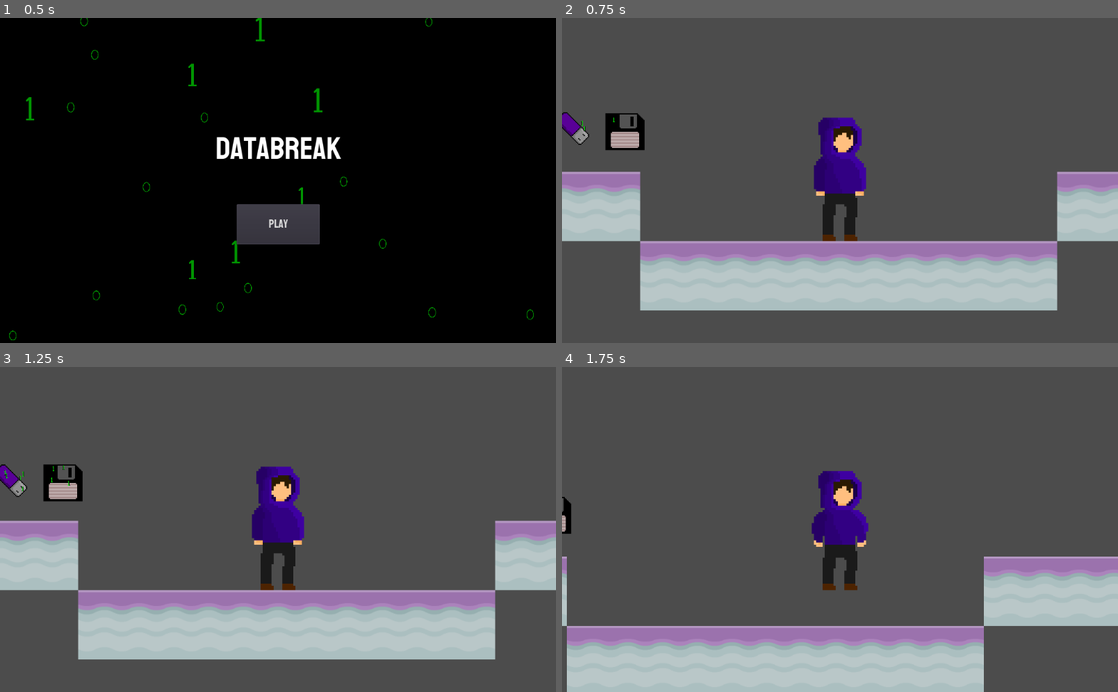
Above: before the commit, frames 1-4 (two rows, left to right).
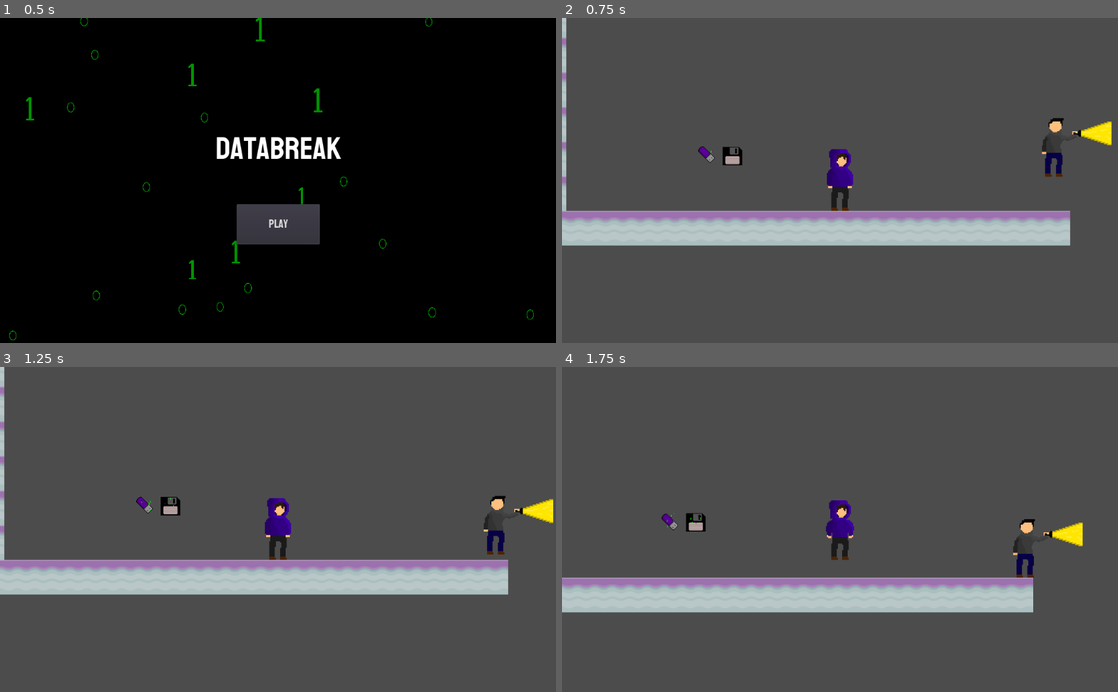
Above: after the commit, the same moments.

Repository: ncbarber/final-Databreak
Game: Godot game, scene res://src/ScreenStart/ScreenStart.tscn
The game is run twice, just before and just after one commit, with the same random seed, the same clock (stepped at 60 frames per second) and the same inputs.
Inputs:
- Up to frame 1 (0.5 s): no input
- Up to frame 2 (0.75 s): click "Play" at 0.5 s
- Up to frame 3 (1.25 s): no input
- Up to frame 4 (1.75 s): hold Right (move_right) from 1.28 s (still down); tap Space (jump) at 1.52 s

Frame 1 is identical in both runs. In frame 2, 32% of the frame differs, in the area x 0-100%, y 0-90%; in frame 3, 32%; in frame 4, 31%.

Commit message:
Edit Camera and start the edit of the level

Diff:
--- a/project/src/Enemy/Enemy.gd
+++ b/project/src/Enemy/Enemy.gd
@@ -4,7 +4,7 @@
 
 
 var run_speed := 30
-var gravity := 400
+var gravity := 500
 var velocity := Vector2()
 var is_moving_left := false
 var direction = 1
--- a/project/src/Enemy/Enemy.tscn
+++ b/project/src/Enemy/Enemy.tscn
@@ -3,9 +3,8 @@
 [ext_resource path="res://platform_assets/DatabreakEnemy-1.png_1.png" type="Texture" id=1]
 [ext_resource path="res://src/Enemy/Enemy.gd" type="Script" id=2]
 
-[sub_resource type="CapsuleShape2D" id=1]
-radius = 93.5329
-height = 24.0153
+[sub_resource type="RectangleShape2D" id=3]
+extents = Vector2( 76.7367, 105.541 )
 
 [sub_resource type="CapsuleShape2D" id=2]
 radius = 43.3255
@@ -18,6 +17,7 @@
 [node name="Sprite" type="Sprite" parent="."]
 position = Vector2( 78.3416, -23.5969 )
 texture = ExtResource( 1 )
+flip_h = true
 
 [node name="PatrolTimer" type="Timer" parent="."]
 wait_time = 3.0
@@ -26,7 +26,7 @@
 
 [node name="EnemyCollision" type="CollisionShape2D" parent="."]
 position = Vector2( 79.5275, -0.793701 )
-shape = SubResource( 1 )
+shape = SubResource( 3 )
 
 [node name="Light" type="Area2D" parent="."]
 
--- a/project/src/Level/Level.tscn
+++ b/project/src/Level/Level.tscn
@@ -35,4 +35,4 @@
 [node name="TileMap" type="TileMap" parent="."]
 tile_set = SubResource( 2 )
 format = 1
-tile_data = PoolIntArray( -12, 0, 0, -65498, 0, 0, 131060, 0, 0, 65574, 0, 0, 262132, 0, 0, 196646, 0, 0, 393204, 0, 0, 327718, 0, 0, 524276, 0, 0, 524278, 0, 0, 524280, 0, 0, 524282, 0, 0, 524284, 0, 0, 524286, 0, 0, 458752, 0, 0, 458766, 0, 0, 458768, 0, 0, 458770, 0, 0, 458772, 0, 0, 458774, 0, 0, 458776, 0, 0, 458786, 0, 0, 458790, 0, 0, 589826, 0, 0, 589828, 0, 0, 589830, 0, 0, 589832, 0, 0, 589834, 0, 0, 589836, 0, 0, 589850, 0, 0, 589852, 0, 0, 589854, 0, 0, 589856, 0, 0, 589858, 0, 0, 589860, 0, 0, 589862, 0, 0 )
+tile_data = PoolIntArray( -131082, 0, 0, -10, 0, 0, 131062, 0, 0, 262134, 0, 0, 393206, 0, 0, 524278, 0, 0, 655350, 0, 0, 655351, 0, 0, 655352, 0, 0, 655353, 0, 0, 655354, 0, 0, 655355, 0, 0, 655356, 0, 0, 655357, 0, 0, 655359, 0, 0, 589824, 0, 0, 589825, 0, 0, 589826, 0, 0, 589827, 0, 0, 589828, 0, 0, 589829, 0, 0, 589830, 0, 0, 589831, 0, 0, 589832, 0, 0, 589833, 0, 0, 589834, 0, 0, 589835, 0, 0, 589837, 0, 0, 589838, 0, 0, 589839, 0, 0, 589840, 0, 0, 589841, 0, 0, 589842, 0, 0, 589843, 0, 0 )
--- a/project/src/Player/Player.tscn
+++ b/project/src/Player/Player.tscn
@@ -124,5 +124,6 @@
 
 [node name="Camera2D" type="Camera2D" parent="."]
 current = true
+zoom = Vector2( 2, 2 )
 
 [connection signal="animation_finished" from="AnimatedSprite" to="." method="_on_AnimatedSprite_animation_finished"]
